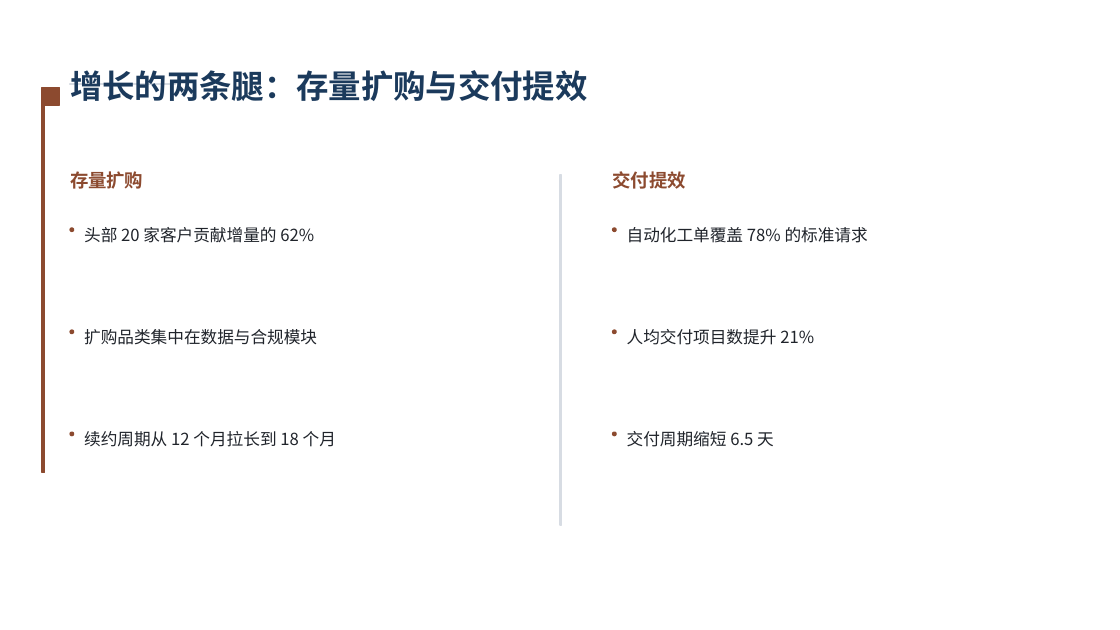
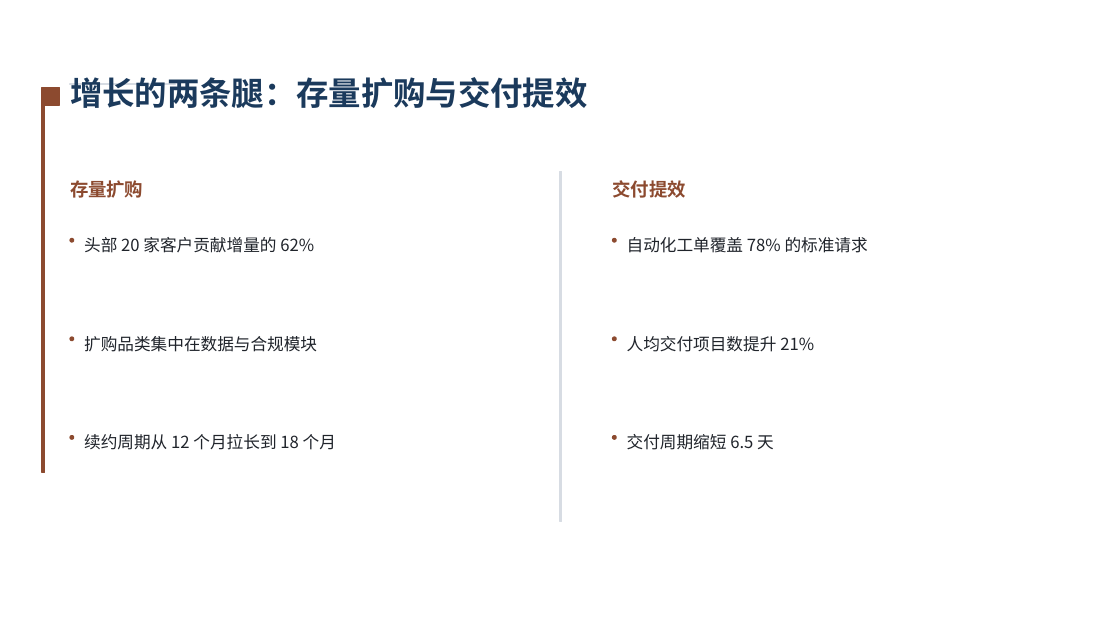
Before and after one commit to xzhengyu007-lang/ai-ppt, a slide deck: slide 6 of docs/examples/02-学术答辩.pptx. Drawn at 1120x630 pixels with LibreOffice and Linux fonts; fonts in the diff are those of the drawing. Boxes give left, top, right and bottom in pixels: in the first picture for what was removed or moved away, otherwise in the second. Text is boxed around its words. In the diff, an @@ line names an element or a change of style, - is before the commit and + after.

```diff
--- a/docs/examples/02-学术答辩.pptx
+++ b/docs/examples/02-学术答辩.pptx
@@ rectangle: place and size @@
-rectangle at (560, 175, 562, 525)
+rectangle at (560, 171, 562, 522)
@@ text "头部 20 家客户贡献增量的 62%": place and size @@
-text "头部 20 家客户贡献增量的 62%" at (84, 227, 314, 243)
+text "头部 20 家客户贡献增量的 62%" at (84, 237, 314, 253)
@@ 2 texts, 2 ellipses: place and size @@
-2 texts, 2 ellipses at (70, 171, 685, 231)
+2 texts, 2 ellipses at (70, 180, 685, 242)
@@ text "自动化工单覆盖 78% 的标准请求": place and size @@
-text "自动化工单覆盖 78% 的标准请求" at (627, 227, 868, 243)
+text "自动化工单覆盖 78% 的标准请求" at (627, 237, 868, 253)
@@ 4 ellipses, 3 texts: place and size @@
-4 ellipses, 3 texts at (70, 70, 814, 435)
+4 ellipses, 3 texts at (70, 77, 814, 439)
```
Also in this commit, not shown: 9 other slides changed, 5 other files.
